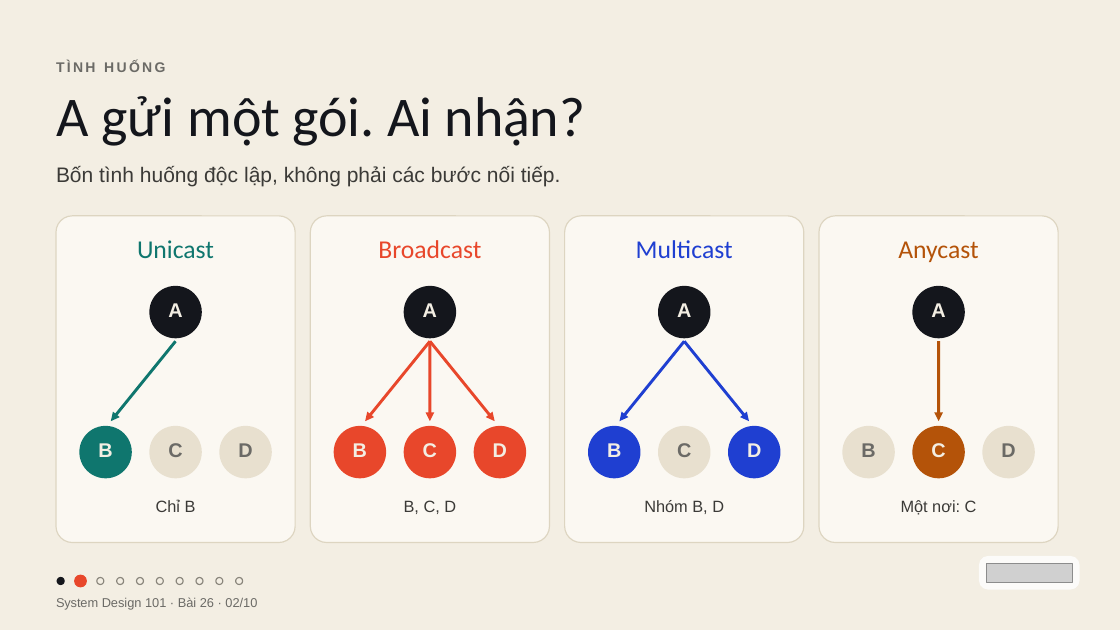
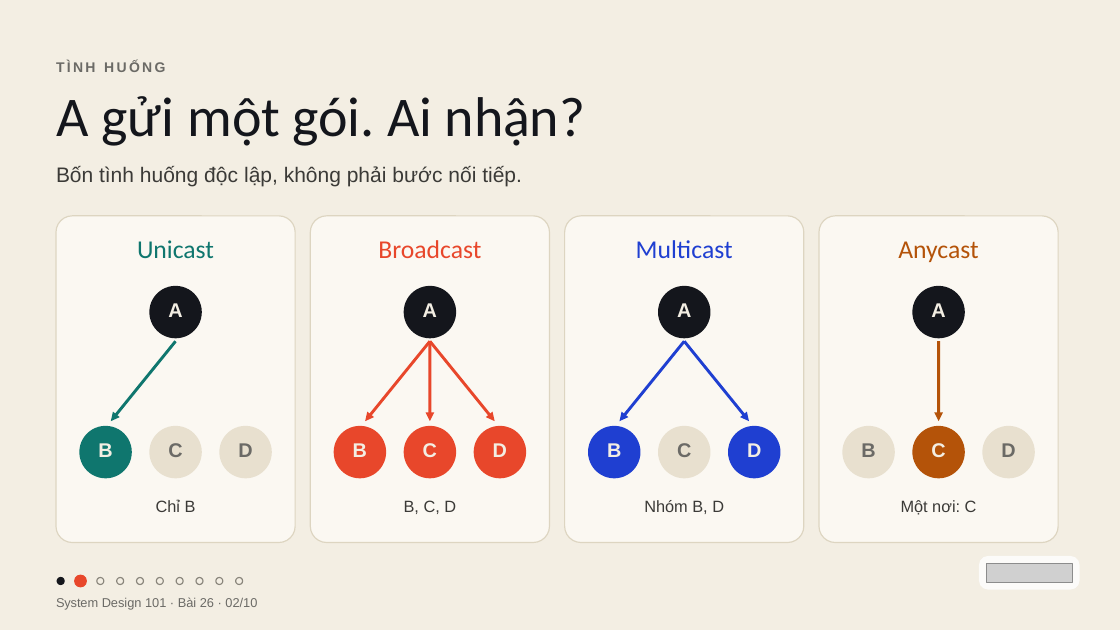
Before and after one commit to vohoailinh90/tool-marketing-studio, a slide deck: slide 2 of system-design-101/vi/lessons/sd-01-026/slides/sd-01-026.pptx. Drawn at 1120x630 pixels with LibreOffice and Linux fonts; fonts in the diff are those of the drawing; grey boxes stand for pictures. Boxes give left, top, right and bottom in pixels: in the first picture for what was removed or moved away, otherwise in the second. Text is boxed around its words. In the diff, an @@ line names an element or a change of style, - is before the commit and + after.

```diff
--- a/system-design-101/vi/lessons/sd-01-026/slides/sd-01-026.pptx
+++ b/system-design-101/vi/lessons/sd-01-026/slides/sd-01-026.pptx
@@ text at (x1=56, y1=166, x2=522, y2=186): text changed @@
-Bốn tình huống độc lập, không phải các bước nối tiếp.
+Bốn tình huống độc lập, không phải bước nối tiếp.
```
Also in this commit, not shown: 3 other slides changed, 4 other files.
